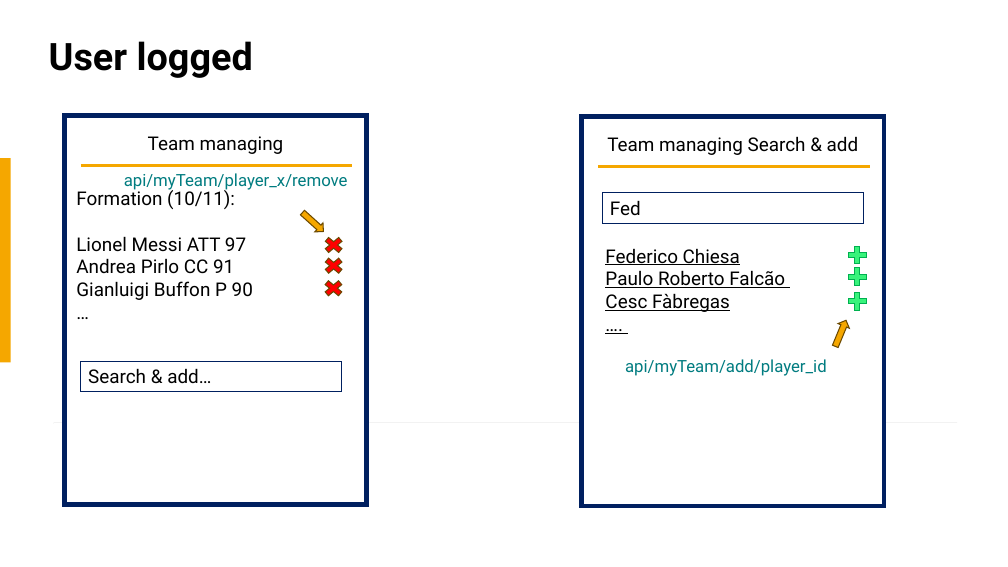
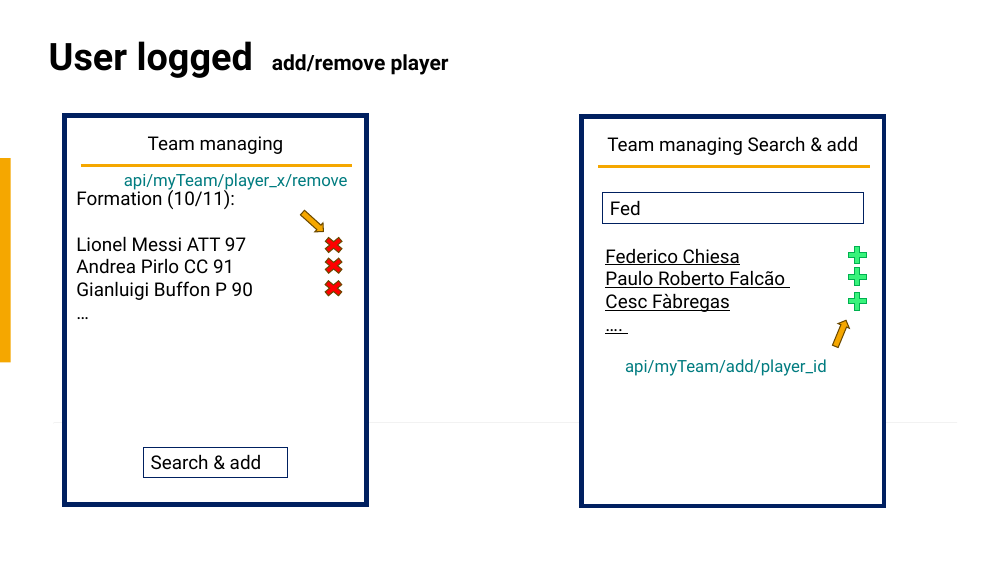
Before and after one commit to EnomisLP/Football, a slide deck: slide 20 of Large scale database mock-ups.pptx (slide 12 before the commit). Drawn at 1008x567 pixels with LibreOffice and Linux fonts; fonts in the diff are those of the drawing. Boxes give left, top, right and bottom in pixels: in the first picture for what was removed or moved away, otherwise in the second. Text is boxed around its words. In the diff, an @@ line names an element or a change of style, - is before the commit and + after.

```diff
--- a/Large scale database mock-ups.pptx
+++ b/Large scale database mock-ups.pptx
@@ title at (49, 41, 449, 78): text changed; size 36 to 20 pt @@
-User logged
+User logged add/remove player
@@ rectangle "Search & add": place and size @@
-rectangle "Search & add" at (81, 361, 342, 392)
+rectangle "Search & add" at (143, 447, 288, 477)
@@ text in rectangle at (151, 454, 262, 470): text changed @@
-Search & add…
+Search & add
```
Also in this commit, not shown: 19 other slides changed, 10 slides added, 4 other files.
